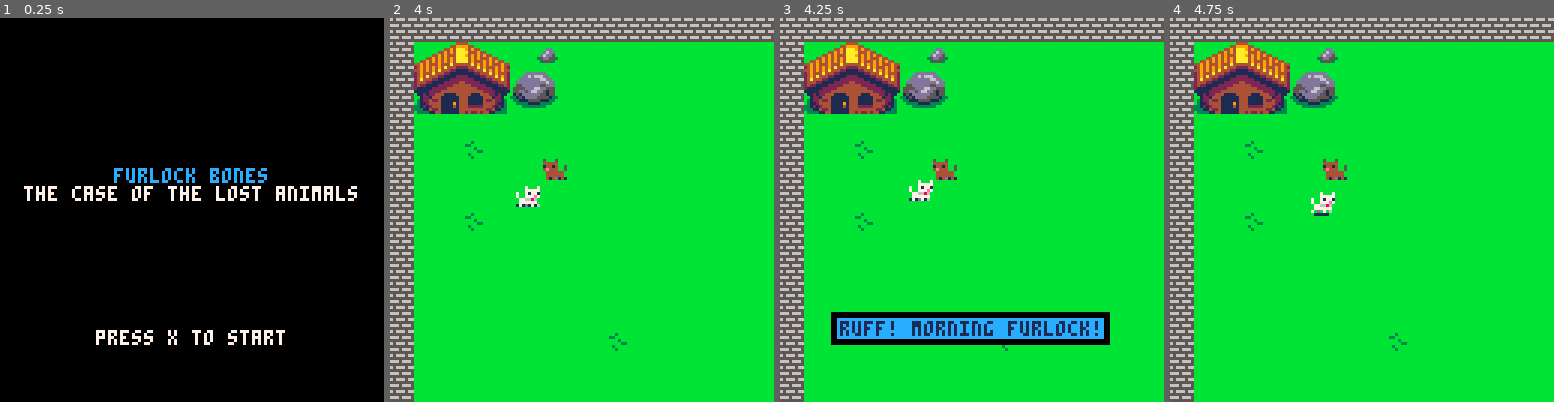
Above: before the commit, frames 1-4 (left to right).
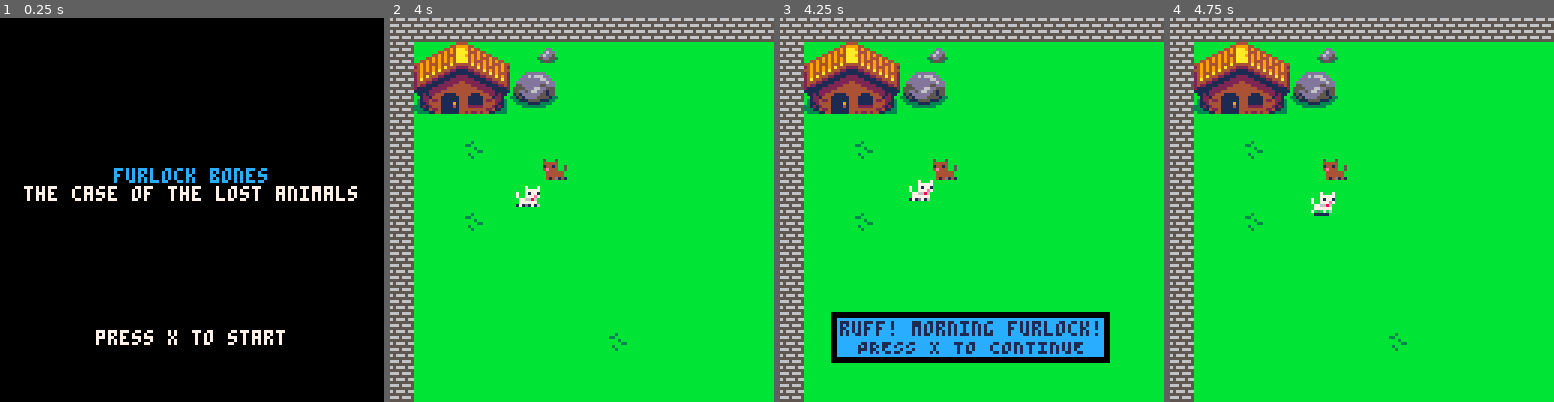
Above: after the commit, the same moments.

Repository: Mackeriah/FurlockBones-game
Game: PICO-8 cartridge furlock bones.p8
The game is run twice, just before and just after one commit, with the same random seed, the same clock (stepped at 60 frames per second) and the same inputs.
Inputs:
- Up to frame 1 (0.25 s): no input
- Up to frame 2 (4 s): tap O (Z key) at 0.33, 0.7, 1.43, 2.22, 3.1, 3.98 s; tap X (X key) at 1.07, 2.07, 2.4, 2.73, 3.07, 3.4, 3.73 s; hold Left 1.97-2.37 s; hold Down 2.42-2.82 s; hold Right 2.87-3.53 s; hold Up from 3.58 s (still down)
- Up to frame 3 (4.25 s): tap X (X key) at 4.07 s; release Up at 4.08 s; hold Right from 4.13 s (still down)
- Up to frame 4 (4.75 s): tap X (X key) at 4.4, 4.73 s; release Right at 4.53 s; hold Down from 4.58 s (still down)

Frames 1-2 are identical in both runs. In frame 3, 4.5% of the frame differs, in the area x 13-86%, y 83-90%; in frame 4, nothing differs.

Commit message:
considering adding "press x" to all conversations

Diff:
--- a/furlock bones.p8
+++ b/furlock bones.p8
@@ -566,7 +566,7 @@
 
 		-- BRIAN
 		elseif conversation_state == "level1" and conversation.character == "brian" then
-			new_conversation({"ruff! morning furlock!"})
+			new_conversation({"ruff! morning furlock!", "PRESS X TO CONTINUE"})
 			if (btnp(❎)) then
 				conversation_state = "level2"
 			end
@@ -655,6 +655,7 @@
 		else
 			print(txt, tx, ty, 1)
 		end
+		--print("PRESS X TO CONTINUE",)
 	end
 end
 
